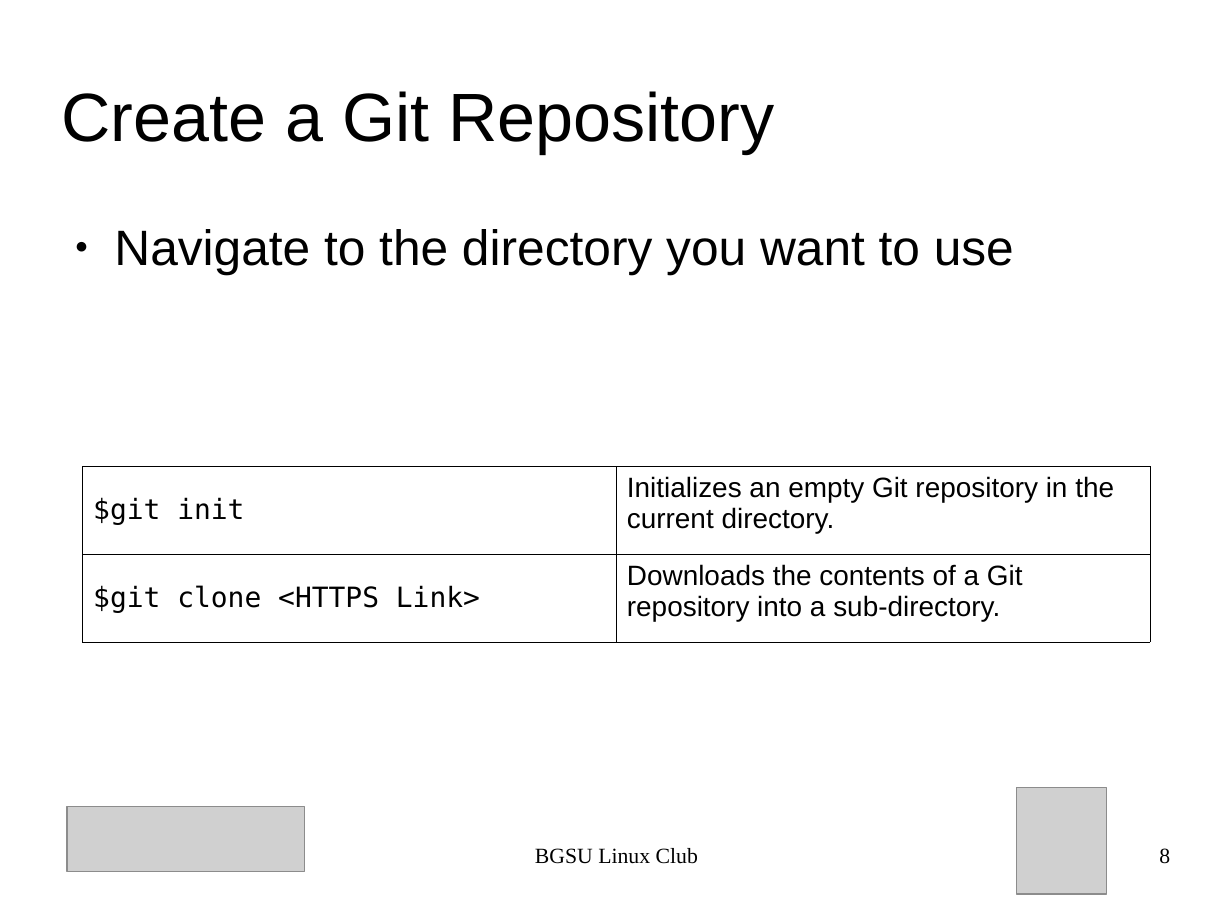
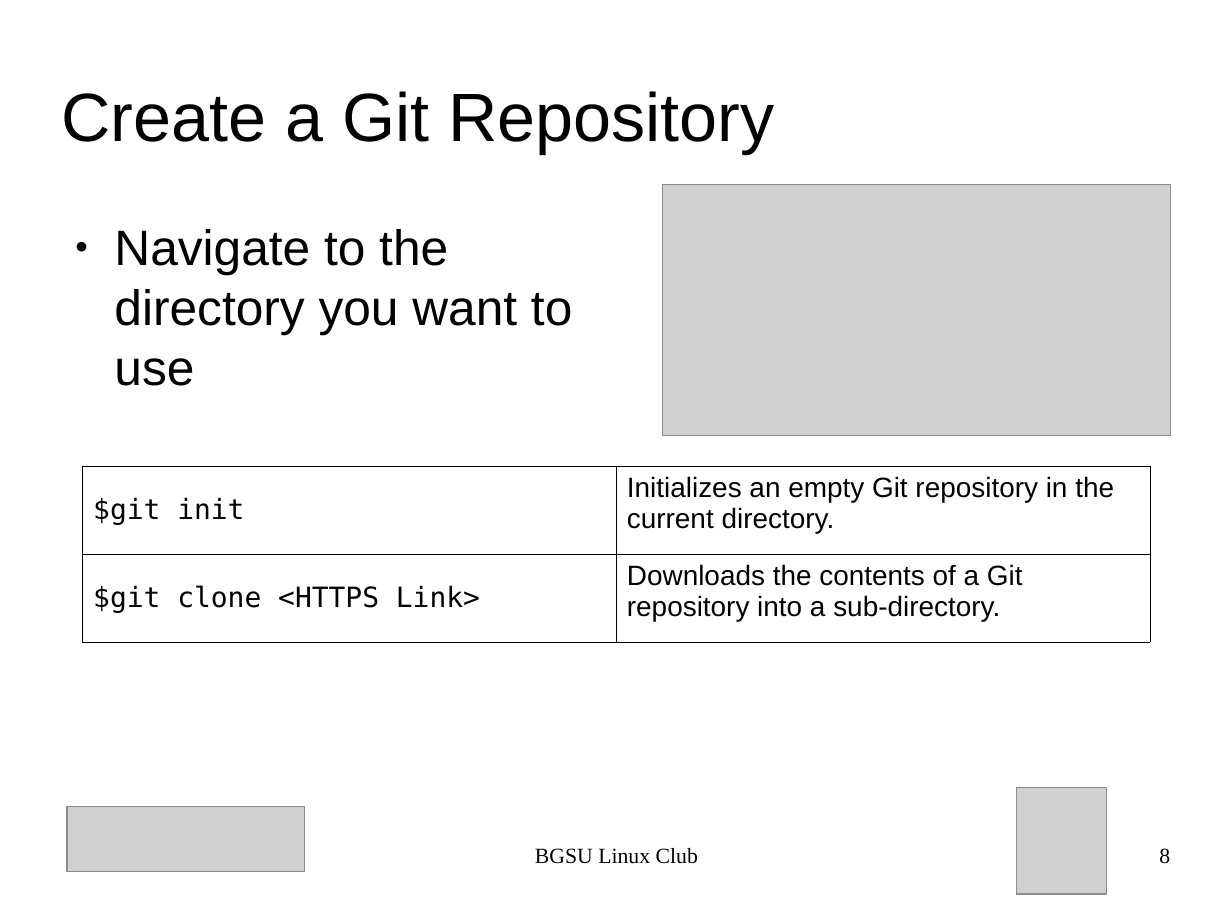
Before and after one commit to BGSU-Linux-Club/BGSU-Git-Tutorial, a slide deck: slide 8 of presentation.odp. Drawn at 1232x924 pixels with LibreOffice and Linux fonts; fonts in the diff are those of the drawing; grey boxes stand for pictures. Boxes give left, top, right and bottom in pixels: in the first picture for what was removed or moved away, otherwise in the second. Text is boxed around its words. In the diff, an @@ line names an element or a change of style, - is before the commit and + after.

```diff
--- a/presentation.odp
+++ b/presentation.odp
@@ picture added at bbox=[663, 184, 1171, 436] @@
@@ text "Navigate to the directory you ..." rewrapped from bbox=[114, 229, 1014, 275] to bbox=[114, 229, 572, 386] @@
```
Also in this commit, not shown: 7 other slides changed, 1 other file.
